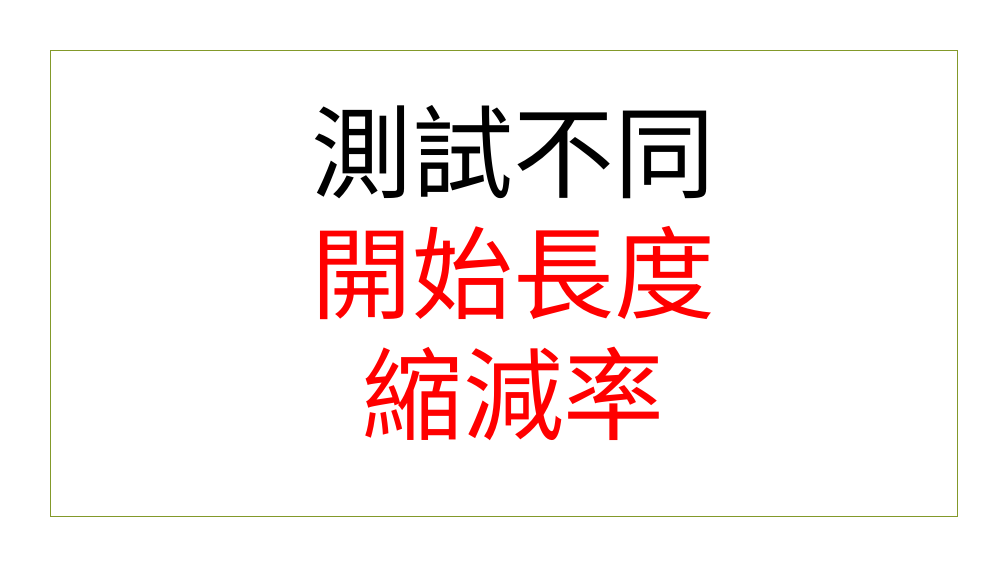
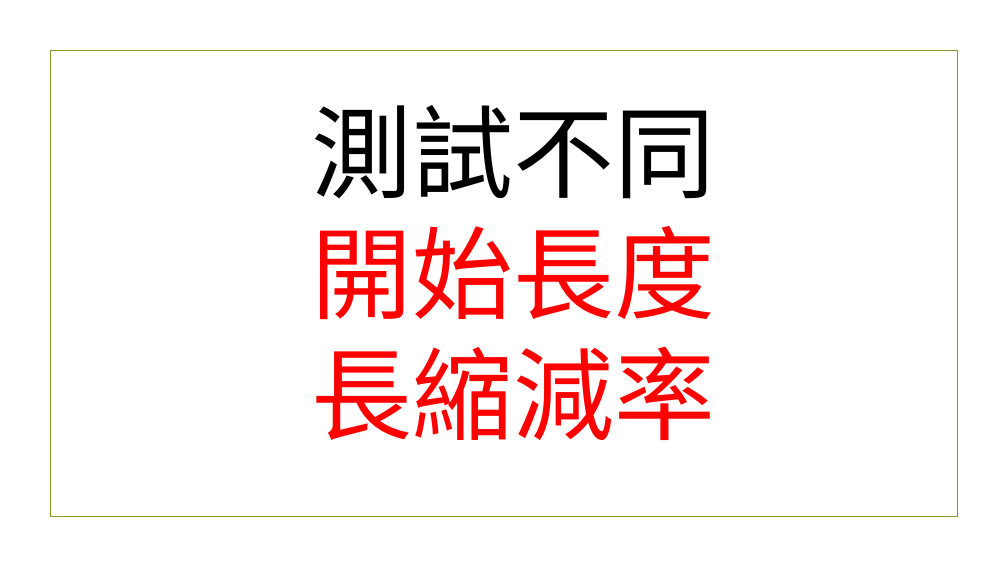
Before and after one commit to beardad1975/py4t, a slide deck: slide 34 of 課程資料/專題-海龜與樹/海龜與樹程式簡報.pptx (slide 31 before the commit). Drawn at 1008x567 pixels with LibreOffice and Linux fonts; fonts in the diff are those of the drawing; background and template pictures are left out. Boxes give left, top, right and bottom in pixels: in the first picture for what was removed or moved away, otherwise in the second. Text is boxed around its words. In the diff, an @@ line names an element or a change of style, - is before the commit and + after.

```diff
--- a/課程資料/專題-海龜與樹/海龜與樹程式簡報.pptx
+++ b/課程資料/專題-海龜與樹/海龜與樹程式簡報.pptx
@@ title at (x1=312, y1=105, x2=715, y2=440): text changed @@
-測試不同
-開始長度
-縮減率
+測試不同
+開始長度
+長縮減率
```
Also in this commit, not shown: 14 other slides changed, 27 slides added, 21 other files.
